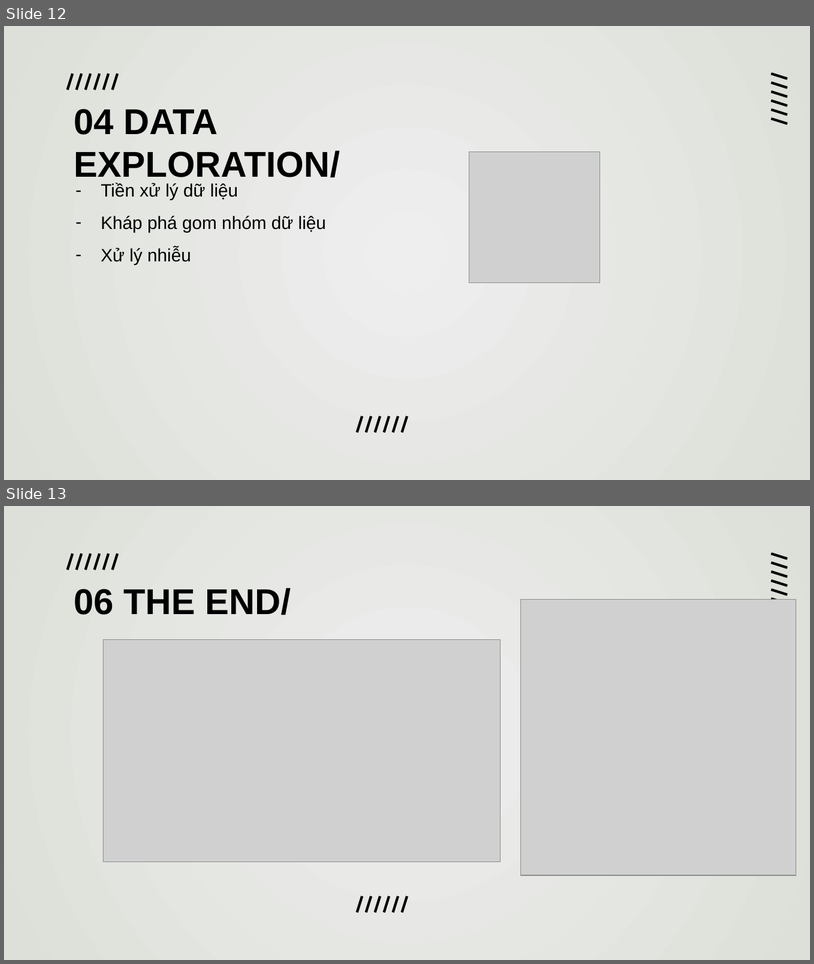
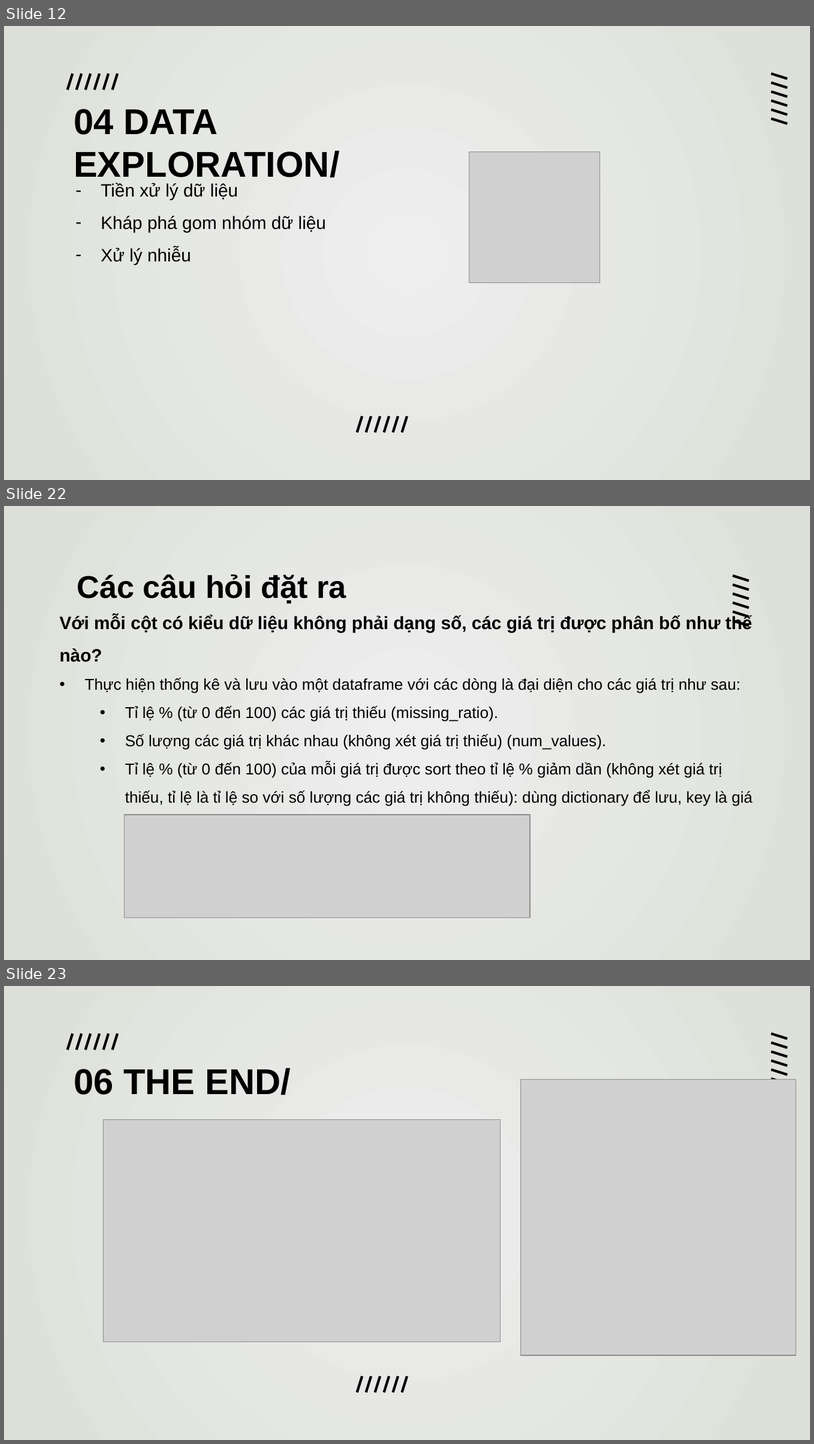
Before and after one commit to duongtanton/NP-KHDL-Gr9, a slide deck: group09.pptx. Shown one above the other, each under a label of ours: slides 12 and 13 before the commit, slides 12, 22 and 23 after it; the slides between them are not shown. The pictures are 814x964 and 814x1444 pixels, drawn with LibreOffice and Linux fonts; fonts in the diff are those of the drawing; grey boxes stand for pictures. Boxes give left, top, right and bottom in pixels: in the first picture for what was removed or moved away, otherwise in the second. Text is boxed around its words. In the diff, an @@ line names an element or a change of style, - is before the commit and + after.

```diff
--- a/group09.pptx
+++ b/group09.pptx
@@ slide 22 added at [4, 506, 810, 960], background gradient #EEEEEE to #DCE0D8 @@
@@ title added at [77, 574, 346, 604], 28 pt, text #000000, bold @@
+Các câu hỏi đặt ra
@@ subtitle added at [60, 615, 753, 806], 14 pt, text #000000 @@
+Với mỗi cột có kiểu dữ liệu không phải dạng số, các giá trị được phân bố như thế nào?
+• Thực hiện thống kê và lưu vào một dataframe với các dòng là đại diện cho các giá trị như sau:
+  • Tỉ lệ % (từ 0 đến 100) các giá trị thiếu (missing_ratio).
+  • Số lượng các giá trị khác nhau (không xét giá trị thiếu) (num_values).
+  • Tỉ lệ % (từ 0 đến 100) của mỗi giá trị được sort theo tỉ lệ % giảm dần (không xét giá trị thiếu, tỉ lệ là tỉ lệ so với số lượng các giá trị không thiếu): dùng dictionary để lưu, key là giá trị, value là tỉ lệ % (value_ratios).
@@ group added at [733, 576, 749, 625]: 6 lines @@
@@ picture added at [124, 814, 530, 917] @@
@@ what was slide 13 is now slide 23 @@
```
Also in this commit, not shown: 9 other slides added.
